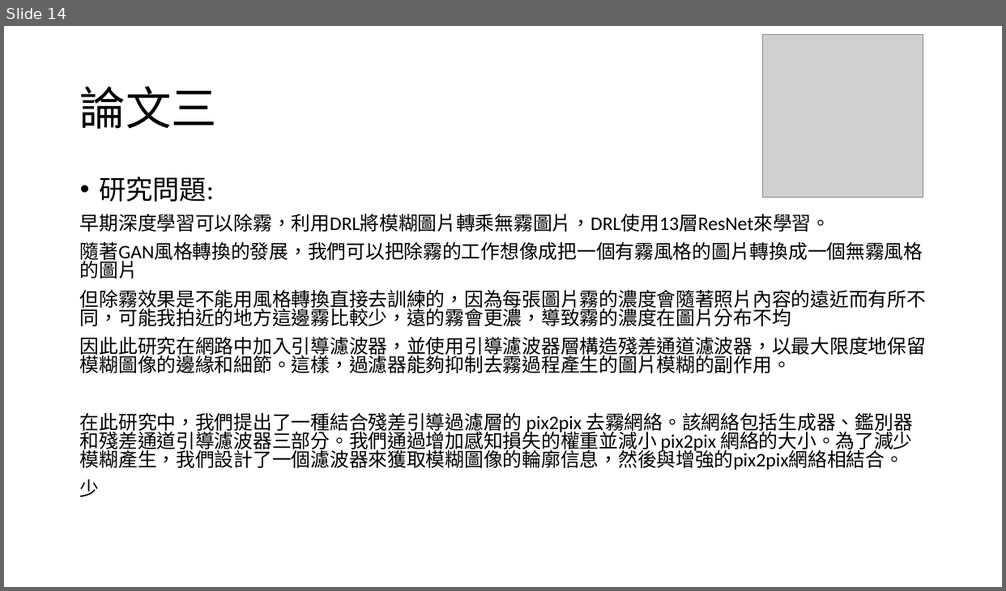
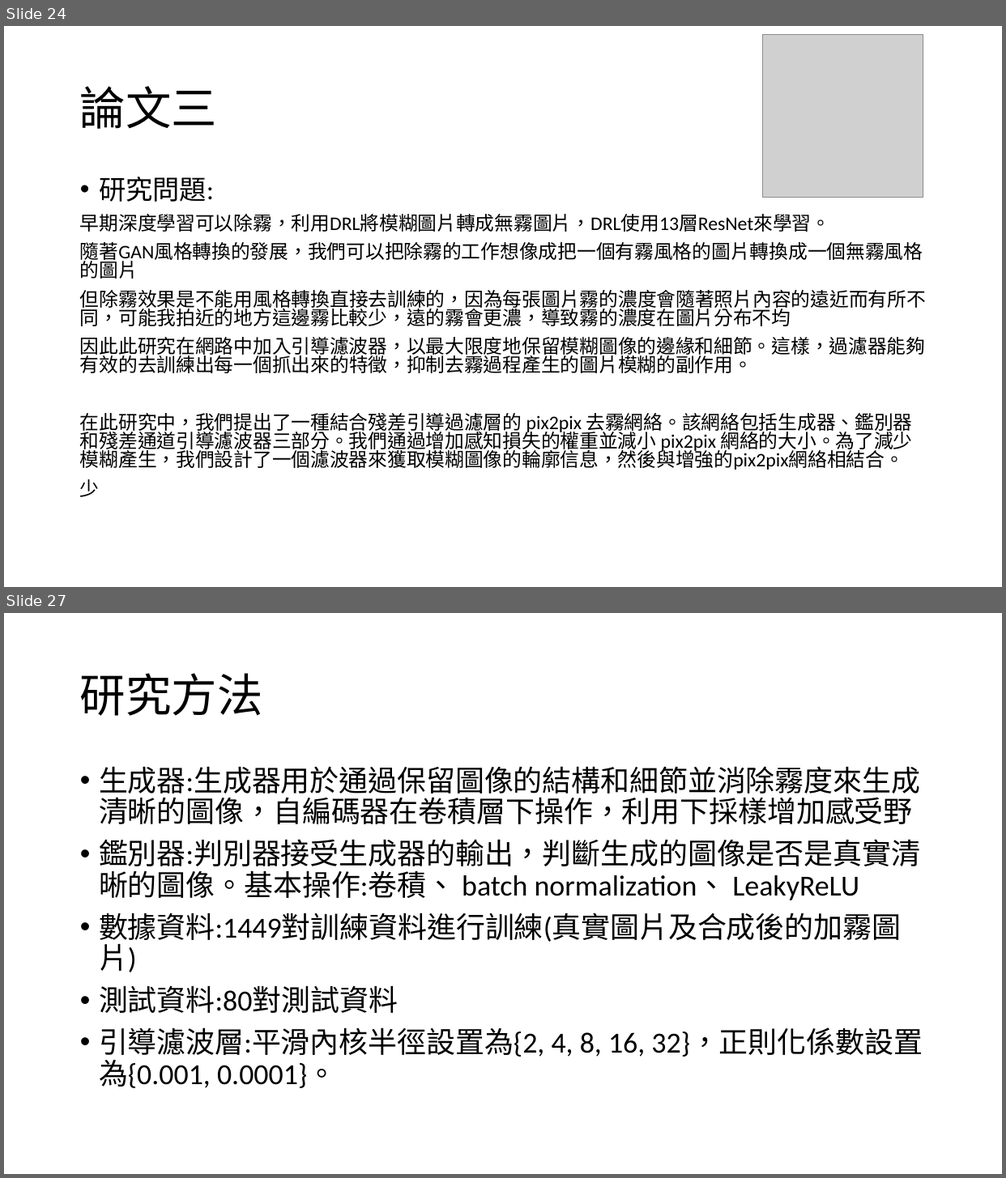
Before and after one commit to 10994015/paper, a slide deck: 論文/論文寫作.pptx. Shown one above the other, each under a label of ours: slide 14 before the commit, slides 24 and 27 after it; the slides between them are not shown. The pictures are 1006x591 and 1006x1178 pixels, drawn with LibreOffice and Linux fonts; fonts in the diff are those of the drawing; grey boxes stand for pictures. Boxes give left, top, right and bottom in pixels: in the first picture for what was removed or moved away, otherwise in the second. Text is boxed around its words. In the diff, an @@ line names an element or a change of style, - is before the commit and + after.

```diff
--- a/論文/論文寫作.pptx
+++ b/論文/論文寫作.pptx
@@ slide 27 added at [4, 613, 1002, 1174], background #FFFFFF @@
@@ title added at [80, 673, 263, 716], 44 pt, text #000000 @@
+研究方法
@@ text added at [99, 766, 923, 1088], 28 pt, text #000000 @@
+• 生成器:生成器用於通過保留圖像的結構和細節並消除霧度來生成清晰的圖像，自編碼器在卷積層下操作，利用下採樣增加感受野
+• 鑑別器:判別器接受生成器的輸出，判斷生成的圖像是否是真實清晰的圖像。基本操作:卷積、 batch normalization、 LeakyReLU
+• 數據資料:1449對訓練資料進行訓練(真實圖片及合成後的加霧圖片)
+• 測試資料:80對測試資料
+• 引導濾波層:平滑內核半徑設置為{2, 4, 8, 16, 32}，正則化係數設置為{0.001, 0.0001}。
@@ what was slide 14 is now slide 24 @@
@@ slide 24 changed as well @@
@@ text at [80, 214, 830, 232]: text changed @@
-早期深度學習可以除霧，利用DRL將模糊圖片轉乘無霧圖片，DRL使用13層ResNet來學習。
+早期深度學習可以除霧，利用DRL將模糊圖片轉成無霧圖片，DRL使用13層ResNet來學習。
@@ text at [80, 337, 926, 373]: text changed @@
-因此此研究在網路中加入引導濾波器，並使用引導濾波器層構造殘差通道濾波器，以最大限度地保留模糊圖像的邊緣和細節。這樣，過濾器能夠抑制去霧過程產生的圖片模糊的副作用。
+因此此研究在網路中加入引導濾波器，以最大限度地保留模糊圖像的邊緣和細節。這樣，過濾器能夠有效的去訓練出每一個抓出來的特徵，抑制去霧過程產生的圖片模糊的副作用。
```
Also in this commit, not shown: 2 other slides changed, 34 other slides added, 1 other file.
